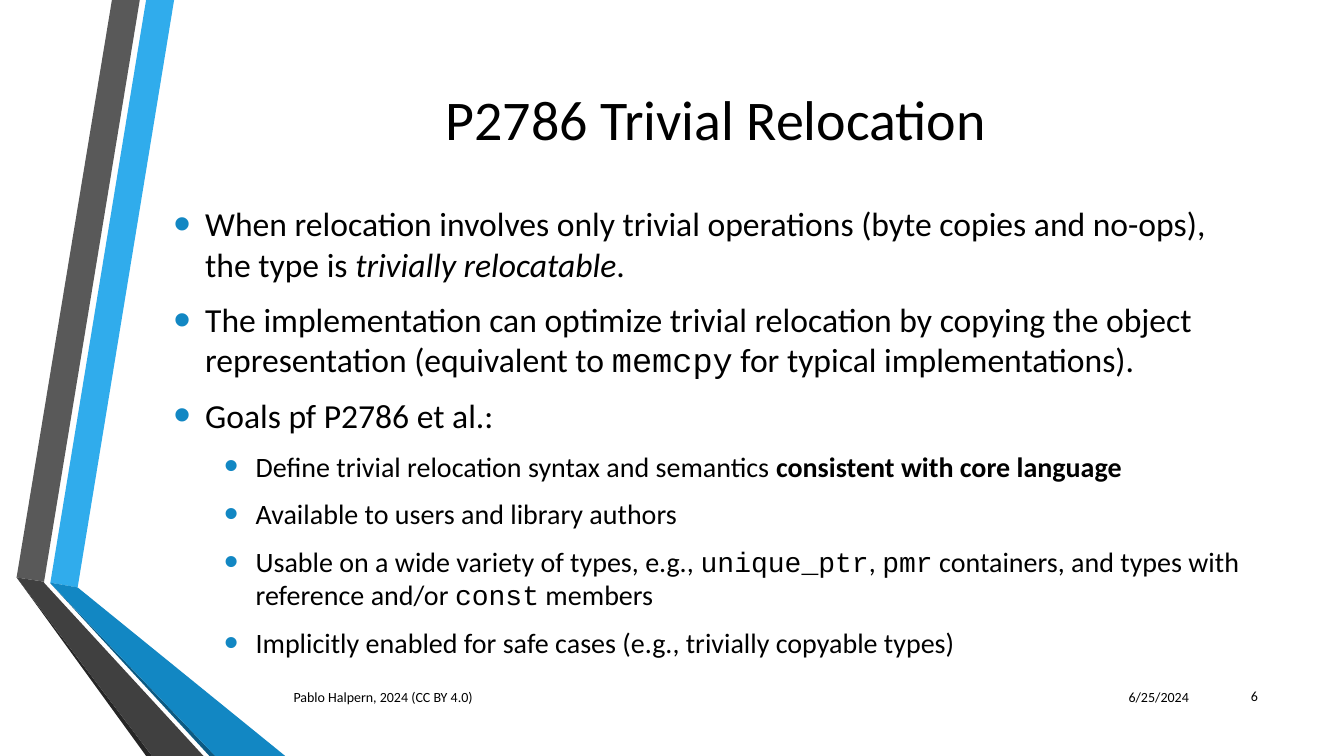
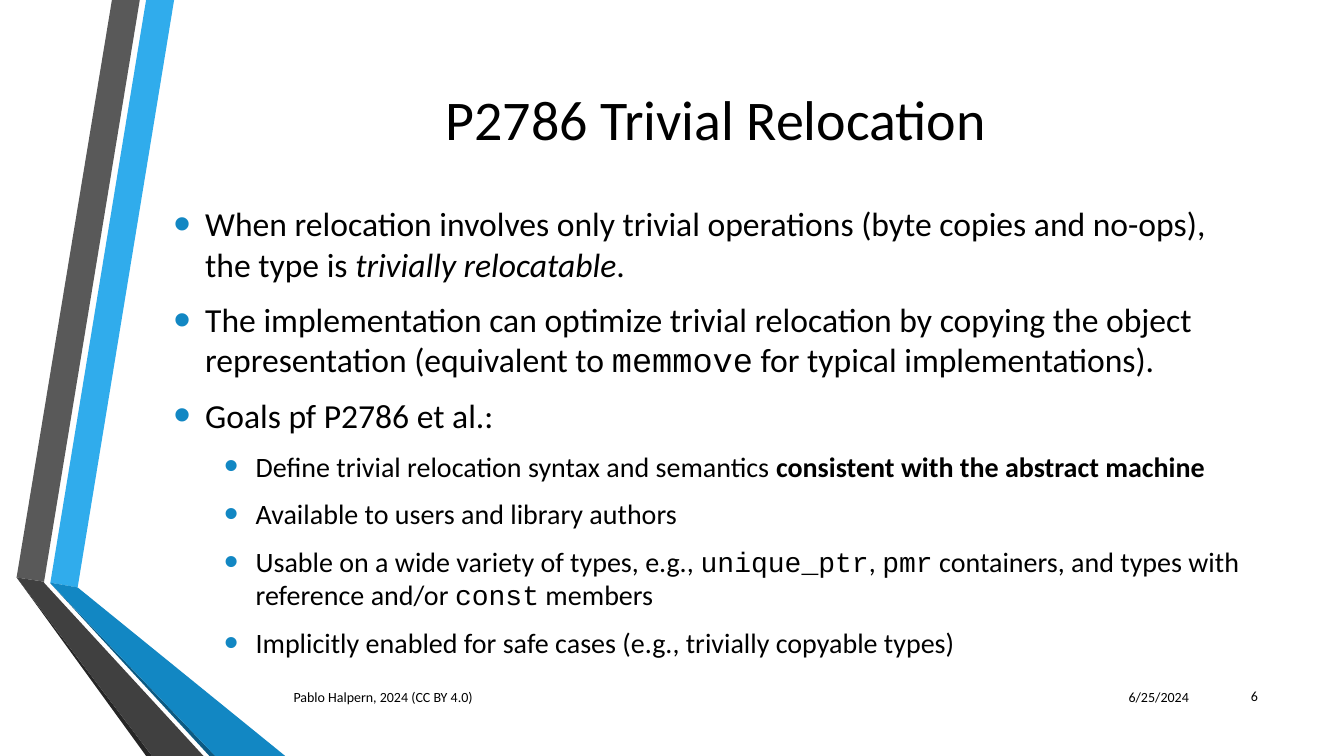
Before and after one commit to phalpern/WG21-halpern, a slide deck: slide 6 of relocate/Trivial Relocation - St. Louis 06-2024.pptx. Drawn at 1344x756 pixels with LibreOffice and Linux fonts; fonts in the diff are those of the drawing; background and template pictures are left out. Boxes give left, top, right and bottom in pixels: in the first picture for what was removed or moved away, otherwise in the second. Text is boxed around its words. In the diff, an @@ line names an element or a change of style, - is before the commit and + after.

```diff
--- a/relocate/Trivial Relocation - St. Louis 06-2024.pptx
+++ b/relocate/Trivial Relocation - St. Louis 06-2024.pptx
@@ text at bbox=[205, 308, 1192, 378]: text changed @@
-• The implementation can optimize trivial relocation by copying the object representation (equivalent to memcpy for typical implementations).
+• The implementation can optimize trivial relocation by copying the object representation (equivalent to memmove for typical implementations).
@@ text at bbox=[256, 457, 1204, 482]: text changed @@
-  • Define trivial relocation syntax and semantics consistent with core language
+  • Define trivial relocation syntax and semantics consistent with the abstract machine
```
Also in this commit, not shown: 18 other slides changed, 1 slide added.
